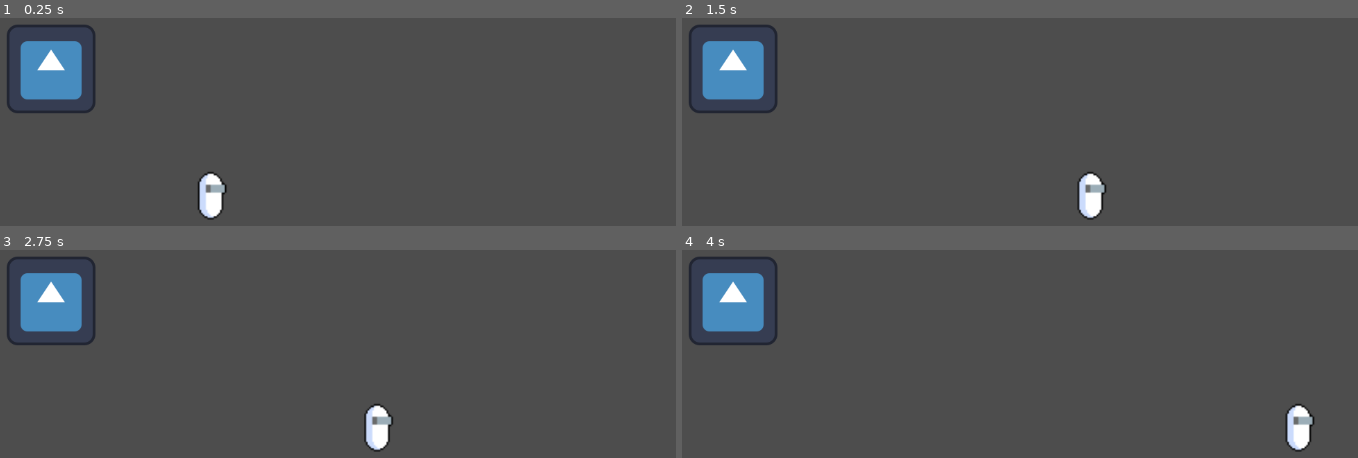
Above: before the commit, frames 1-4 (two rows, left to right).
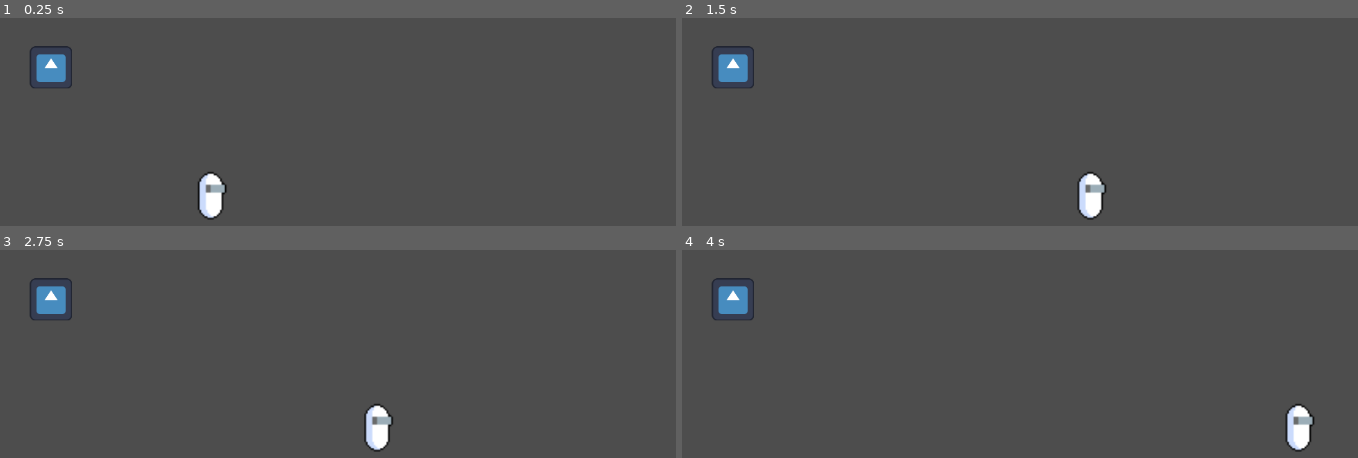
Above: after the commit, the same moments.

Repository: Frost89/Godot_AI_Stealth
Game: Godot game, scene res://Scenes/Sandbox.tscn
The game is run twice, just before and just after one commit, with the same random seed, the same clock (stepped at 60 frames per second) and the same inputs. The engine's default icon, where the game draws it, is replaced by a stand-in: a white triangle on a blue panel in a dark square.
Inputs:
- Up to frame 1 (0.25 s): no input
- Up to frame 2 (1.5 s): tap Enter (ui_accept) at 0.5, 0.6, 0.77, 1.07, 1.35 s; hold Right (ui_right) from 0.53 s (still down)
- Up to frame 3 (2.75 s): tap Enter (ui_accept) at 1.52, 1.82, 2.1 s; release Right (ui_right) at 2.03 s; hold Left (ui_left) from 2.03 s (still down)
- Up to frame 4 (4 s): release Left (ui_left) at 2.78 s; hold Right (ui_right) from 2.78 s (still down); tap Enter (ui_accept) at 2.85, 3.02, 3.32, 3.6, 3.77 s

The runs differ from the first frame. In frame 1, 2.9% of the frame differs, in the area x 1-15%, y 3-46%; in frame 2, 2.9%; in frame 3, 2.9%; in frame 4, 2.9%.

Commit message:
-reduced AI size -made 8 directional movement

Diff:
--- a/Actors/AI_Enemy_Base.tscn
+++ b/Actors/AI_Enemy_Base.tscn
@@ -3,12 +3,14 @@
 [ext_resource type="Texture2D" uid="uid://bujmg4f355vei" path="res://icon.svg" id="1_ce78r"]
 
 [sub_resource type="CircleShape2D" id="CircleShape2D_m75ll"]
-radius = 62.1289
+radius = 31.0161
 
 [node name="BaseEnemy" type="CharacterBody2D"]
 motion_mode = 1
 
 [node name="Sprite2D" type="Sprite2D" parent="."]
+position = Vector2(-3.8147e-06, -2)
+scale = Vector2(0.476563, 0.476563)
 texture = ExtResource("1_ce78r")
 
 [node name="CollisionShape2D" type="CollisionShape2D" parent="."]
--- a/Actors/player_script.gd
+++ b/Actors/player_script.gd
@@ -2,27 +2,13 @@
 
 
 const SPEED = 300.0
-const JUMP_VELOCITY = -400.0
-
-# Get the gravity from the project settings to be synced with RigidBody nodes.
-#var gravity = ProjectSettings.get_setting("physics/2d/default_gravity")
 
 
 func _physics_process(delta):
-	# Add the gravity.
-	#if not is_on_floor():
-		#velocity.y += gravity * delta
-
-	# Handle jump.
-	if Input.is_action_just_pressed("ui_accept") and is_on_floor():
-		velocity.y = JUMP_VELOCITY
-
-	# Get the input direction and handle the movement/deceleration.
-	# As good practice, you should replace UI actions with custom gameplay actions.
-	var direction = Input.get_axis("ui_left", "ui_right")
-	if direction:
-		velocity.x = direction * SPEED
-	else:
-		velocity.x = move_toward(velocity.x, 0, SPEED)
+	var input_vector = Vector2.ZERO
+	input_vector.x = Input.get_action_strength("ui_right") - Input.get_action_strength("ui_left")
+	input_vector.y = Input.get_action_strength("ui_down") - Input.get_action_strength("ui_up")
+	input_vector = input_vector.normalized()
+	velocity = input_vector * SPEED
 
 	move_and_slide()
